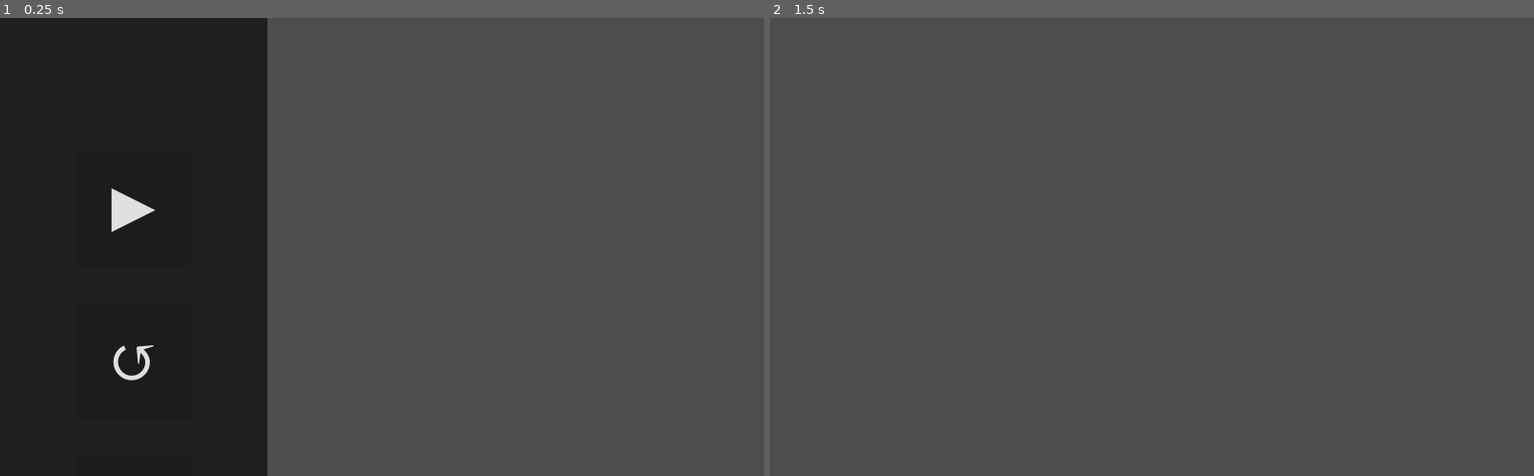
Above: before the commit, frames 1-2 (left to right).
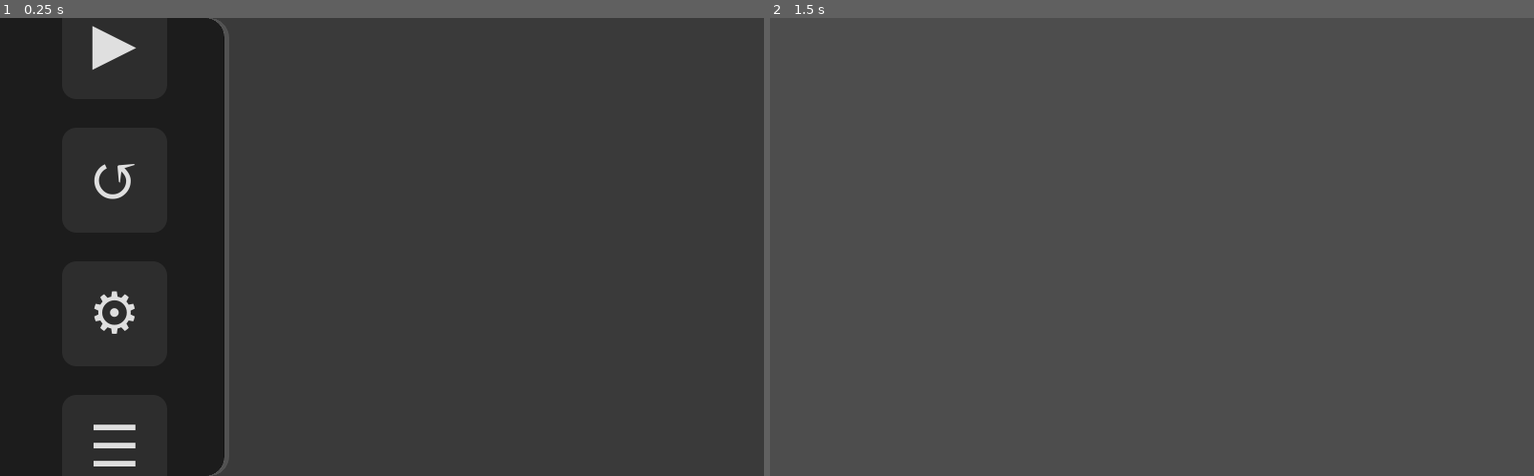
Above: after the commit, the same moments.

Repository: top-it-090304/Selyavi
Game: Godot game, scene res://scenes/MenuScenes/PauseScreen.tscn
Same seed, same stepped clock (60 frames per second), same inputs: the game is played once before the commit and once after it. This scene is started directly instead of the project's main scene.
Inputs (mouse positions are in pixels of both pictures, inside the frame that each line leads up to):
- Up to frame 1 (0.25 s): no input
- Up to frame 2 (1.5 s): click "▶" at 0.5 s; tap Enter at 1.25 s; move the mouse to (1320, 224) at 1.27 s; hold D (move_right) from 1.28 s (still down); click (1320, 224) at 1.35 s

The runs differ from the first frame. In frame 1, 7.0% of the frame differs, in the area x 12-35%, y 0-100%; in frame 2, nothing differs.

Commit message:
pause ux fix

Diff:
--- a/scenes/MenuScenes/PauseScreen.tscn
+++ b/scenes/MenuScenes/PauseScreen.tscn
@@ -1,19 +1,48 @@
-[gd_scene load_steps=4 format=3 uid="uid://brr1ry45o4hvq"]
+[gd_scene load_steps=6 format=3 uid="uid://brr1ry45o4hvq"]
 
-[ext_resource type="FontFile" path="res://assets/fonts/font.tres" id="2"]
-[ext_resource type="Script" uid="uid://brru0wn57mrkb" path="res://scripts/MenuScripts/PauseScreen.gd" id="3"]
+[ext_resource type="FontFile" path="res://assets/fonts/font.tres" id="1"]
+[ext_resource type="Script" uid="uid://brru0wn57mrkb" path="res://scripts/MenuScripts/PauseScreen.gd" id="2"]
 
 [sub_resource type="StyleBoxFlat" id="StyleBoxFlat_sidebar"]
-bg_color = Color(0, 0, 0, 0.588235)
+bg_color = Color(0.0588235, 0.0588235, 0.0588235, 0.705882)
+border_width_right = 5
+border_color = Color(1, 1, 1, 0.117647)
+corner_radius_top_right = 20
+corner_radius_bottom_right = 20
+
+[sub_resource type="StyleBoxFlat" id="StyleBoxFlat_button"]
+bg_color = Color(1, 1, 1, 0.0784314)
+corner_radius_top_left = 15
+corner_radius_top_right = 15
+corner_radius_bottom_right = 15
+corner_radius_bottom_left = 15
+
+[sub_resource type="StyleBoxFlat" id="StyleBoxFlat_hover"]
+bg_color = Color(1, 1, 1, 0.156863)
+corner_radius_top_left = 15
+corner_radius_top_right = 15
+corner_radius_bottom_right = 15
+corner_radius_bottom_left = 15
 
 [node name="PauseScreen" type="CanvasLayer"]
 process_mode = 3
-script = ExtResource("3")
+layer = 128
+script = ExtResource("2")
+
+[node name="DimOverlay" type="ColorRect" parent="."]
+anchors_preset = 15
+anchor_right = 1.0
+anchor_bottom = 1.0
+grow_horizontal = 2
+grow_vertical = 2
+color = Color(0, 0, 0, 0.235294)
 
 [node name="Sidebar" type="Panel" parent="."]
-offset_right = 280.0
-offset_bottom = 720.0
-size_flags_vertical = 3
+custom_minimum_size = Vector2(240, 0)
+anchors_preset = 9
+anchor_bottom = 1.0
+offset_right = 240.0
+grow_vertical = 2
 theme_override_styles/panel = SubResource("StyleBoxFlat_sidebar")
 
 [node name="VBoxContainer" type="VBoxContainer" parent="Sidebar"]
@@ -23,39 +52,60 @@
 anchor_top = 0.5
 anchor_right = 0.5
 anchor_bottom = 0.5
-offset_left = -100.0
-offset_top = -250.0
-offset_right = 100.0
-offset_bottom = 250.0
+offset_left = -70.0
+offset_top = -300.0
+offset_right = 70.0
+offset_bottom = 300.0
 grow_horizontal = 2
 grow_vertical = 2
-theme_override_constants/separation = 40
+theme_override_constants/separation = 30
 alignment = 1
 
 [node name="ReturnToGameButton" type="Button" parent="Sidebar/VBoxContainer"]
-custom_minimum_size = Vector2(120, 120)
+custom_minimum_size = Vector2(110, 110)
 layout_mode = 2
 size_flags_horizontal = 4
-theme_override_fonts/font = ExtResource("2")
+theme_override_fonts/font = ExtResource("1")
 theme_override_font_sizes/font_size = 60
+theme_override_styles/normal = SubResource("StyleBoxFlat_button")
+theme_override_styles/hover = SubResource("StyleBoxFlat_hover")
+theme_override_styles/pressed = SubResource("StyleBoxFlat_hover")
 text = "▶"
 
 [node name="RestartButton" type="Button" parent="Sidebar/VBoxContainer"]
-custom_minimum_size = Vector2(120, 120)
+custom_minimum_size = Vector2(110, 110)
 layout_mode = 2
 size_flags_horizontal = 4
-theme_override_fonts/font = ExtResource("2")
+theme_override_fonts/font = ExtResource("1")
 theme_override_font_sizes/font_size = 60
+theme_override_styles/normal = SubResource("StyleBoxFlat_button")
+theme_override_styles/hover = SubResource("StyleBoxFlat_hover")
+theme_override_styles/pressed = SubResource("StyleBoxFlat_hover")
 text = "↺"
 
-[node name="ReturnToMenuButton" type="Button" parent="Sidebar/VBoxContainer"]
-custom_minimum_size = Vector2(120, 120)
+[node name="ReturnToSettingsButton" type="Button" parent="Sidebar/VBoxContainer"]
+custom_minimum_size = Vector2(110, 110)
 layout_mode = 2
 size_flags_horizontal = 4
-theme_override_fonts/font = ExtResource("2")
+theme_override_fonts/font = ExtResource("1")
 theme_override_font_sizes/font_size = 60
+theme_override_styles/normal = SubResource("StyleBoxFlat_button")
+theme_override_styles/hover = SubResource("StyleBoxFlat_hover")
+theme_override_styles/pressed = SubResource("StyleBoxFlat_hover")
+text = "⚙"
+
+[node name="ReturnToMenuButton" type="Button" parent="Sidebar/VBoxContainer"]
+custom_minimum_size = Vector2(110, 110)
+layout_mode = 2
+size_flags_horizontal = 4
+theme_override_fonts/font = ExtResource("1")
+theme_override_font_sizes/font_size = 60
+theme_override_styles/normal = SubResource("StyleBoxFlat_button")
+theme_override_styles/hover = SubResource("StyleBoxFlat_hover")
+theme_override_styles/pressed = SubResource("StyleBoxFlat_hover")
 text = "☰"
 
 [connection signal="pressed" from="Sidebar/VBoxContainer/ReturnToGameButton" to="." method="_on_ReturnToGameButton_pressed"]
 [connection signal="pressed" from="Sidebar/VBoxContainer/RestartButton" to="." method="_on_RestartButton_pressed"]
+[connection signal="pressed" from="Sidebar/VBoxContainer/ReturnToSettingsButton" to="." method="_on_ReturnToSettingsButton_pressed"]
 [connection signal="pressed" from="Sidebar/VBoxContainer/ReturnToMenuButton" to="." method="_on_ReturnToMenuButton_pressed"]
--- a/scripts/MenuScripts/PauseScreen.gd
+++ b/scripts/MenuScripts/PauseScreen.gd
@@ -1,17 +1,39 @@
 extends CanvasLayer
 
 func _ready():
-	# Убеждаемся, что сцена паузы обрабатывается всегда
 	process_mode = Node.PROCESS_MODE_ALWAYS
+	# Прячем UI игрока при входе в паузу
+	_toggle_player_ui(false)
 
 func _on_ReturnToGameButton_pressed():
 	get_tree().paused = false
+	# Возвращаем UI игрока перед выходом
+	_toggle_player_ui(true)
 	queue_free()
 
 func _on_RestartButton_pressed():
 	get_tree().paused = false
 	get_tree().reload_current_scene()
 
+func _on_ReturnToSettingsButton_pressed():
+	# Сохраняем информацию, что мы перешли из игры
+	if GameManager != null:
+		GameManager.set_meta("from_scene", get_tree().current_scene.scene_file_path)
+	get_tree().paused = false
+	get_tree().change_scene_to_file("res://scenes/MenuScenes/Settings.tscn")
+
 func _on_ReturnToMenuButton_pressed():
 	get_tree().paused = false
 	get_tree().change_scene_to_file("res://scenes/MenuScenes/Menu.tscn")
+
+func _toggle_player_ui(is_visible: bool):
+	var tree = get_tree()
+	# Скрываем все CanvasLayer в сцене, кроме текущего (экрана паузы)
+	_recursive_toggle_ui(tree.root, is_visible)
+
+func _recursive_toggle_ui(node: Node, is_visible: bool):
+	if node is CanvasLayer and node != self:
+		node.visible = is_visible
+
+	for child in node.get_children():
+		_recursive_toggle_ui(child, is_visible)
--- a/scripts/MenuScripts/Settings.gd
+++ b/scripts/MenuScripts/Settings.gd
@@ -50,4 +50,9 @@
 	GameManager.set_scope_active(button_pressed)
 
 func _on_Return_Button_pressed():
-	get_tree().change_scene_to_file("res://scenes/MenuScenes/Menu.tscn")
+	if GameManager.has_meta("from_scene"):
+		var last_scene = GameManager.get_meta("from_scene")
+		GameManager.remove_meta("from_scene")
+		get_tree().change_scene_to_file(last_scene)
+	else:
+		get_tree().change_scene_to_file("res://scenes/MenuScenes/Menu.tscn")
